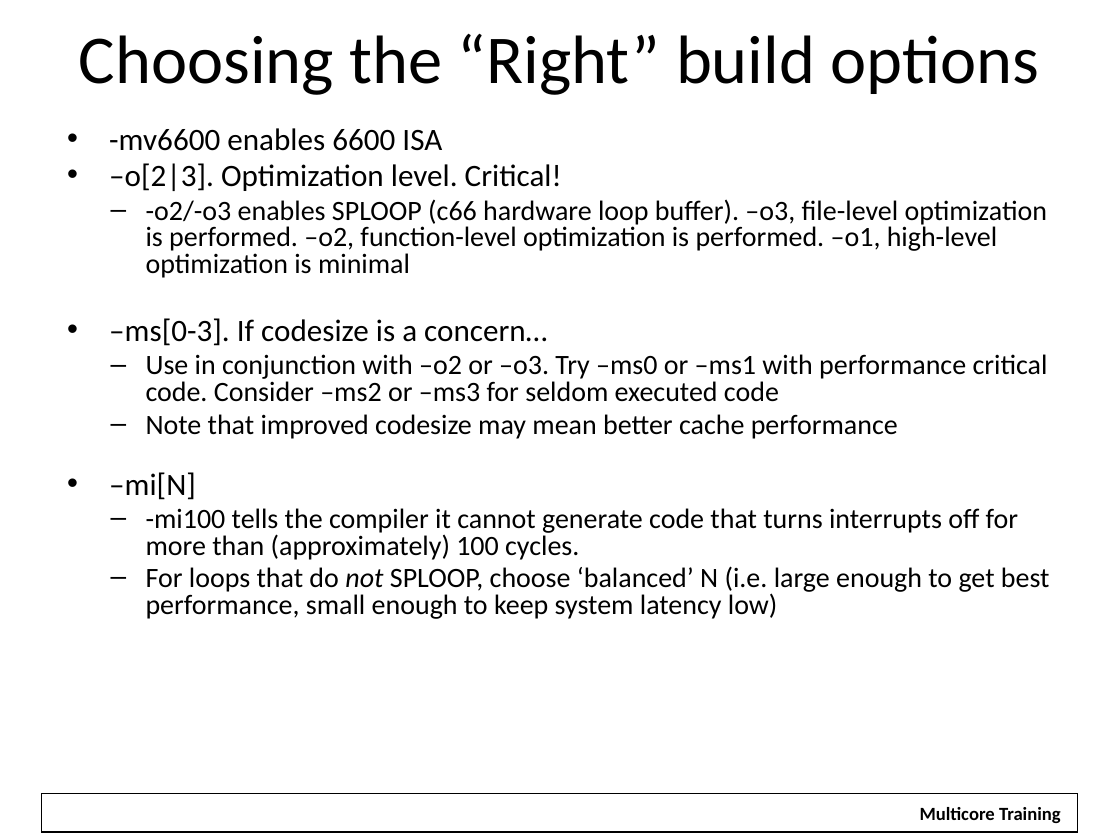
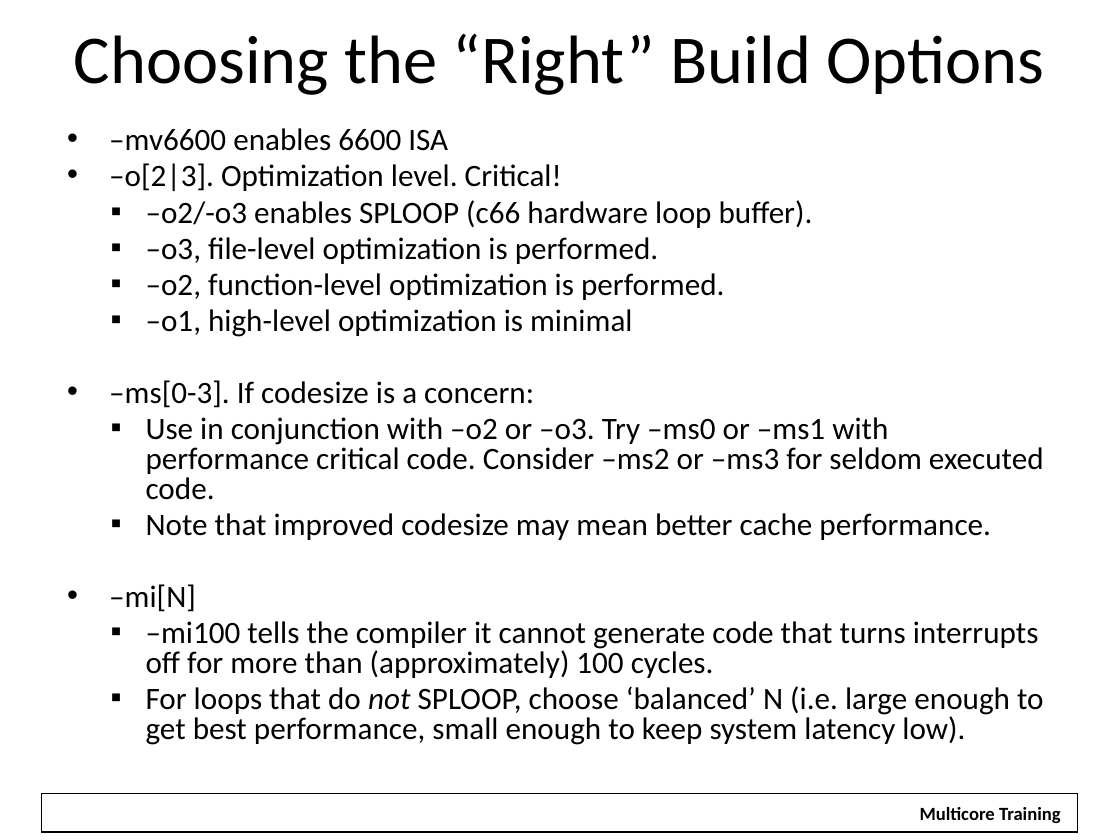
Before and after one commit to hari1989/keystone-workshop, a slide deck: slide 28 of preliminary/Working/presentations/KeyStone Optimization.pptx (slide 27 before the commit). Drawn at 1120x840 pixels with LibreOffice and Linux fonts; fonts in the diff are those of the drawing; background and template pictures are left out. Boxes give left, top, right and bottom in pixels: in the first picture for what was removed or moved away, otherwise in the second. Text is boxed around its words. In the diff, an @@ line names an element or a change of style, - is before the commit and + after.

Commit message:
Edits RJH

```diff
--- a/preliminary/Working/presentations/KeyStone Optimization.pptx
+++ b/preliminary/Working/presentations/KeyStone Optimization.pptx
@@ title at box(74, 33, 1045, 95): text changed @@
-Choosing the “Right” build options
+Choosing the “Right” Build Options
@@ text at box(109, 128, 448, 151): text changed @@
-• -mv6600 enables 6600 ISA
+• –mv6600 enables 6600 ISA
@@ text at box(109, 200, 1044, 540): text changed; size 18 to 20 pt @@
-  – -o2/-o3 enables SPLOOP (c66 hardware loop buffer). –o3, file-level optimization is performed. –o2, function-level optimization is performed. –o1, high-level optimization is minimal
-• –ms[0-3]. If codesize is a concern…
-  – Use in conjunction with –o2 or –o3. Try –ms0 or –ms1 with performance critical code. Consider –ms2 or –ms3 for seldom executed code
-  – Note that improved codesize may mean better cache performance
+  ▪ –o2/-o3 enables SPLOOP (c66 hardware loop buffer).
+  ▪ –o3, file-level optimization is performed.
+  ▪ –o2, function-level optimization is performed.
+  ▪ –o1, high-level optimization is minimal
+• –ms[0-3]. If codesize is a concern:
+  ▪ Use in conjunction with –o2 or –o3. Try –ms0 or –ms1 with performance critical code. Consider –ms2 or –ms3 for seldom executed code.
+  ▪ Note that improved codesize may mean better cache performance.
@@ text at box(146, 621, 1044, 745): text changed; size 18 to 20 pt @@
-  – -mi100 tells the compiler it cannot generate code that turns interrupts off for more than (approximately) 100 cycles.
-  – For loops that do not SPLOOP, choose ‘balanced’ N (i.e. large enough to get best performance, small enough to keep system latency low)
+  ▪ –mi100 tells the compiler it cannot generate code that turns interrupts off for more than (approximately) 100 cycles.
+  ▪ For loops that do not SPLOOP, choose ‘balanced’ N (i.e. large enough to get best performance, small enough to keep system latency low).
```
Also in this commit, not shown: 49 other slides changed, 2 slides added, 1 slide removed.
